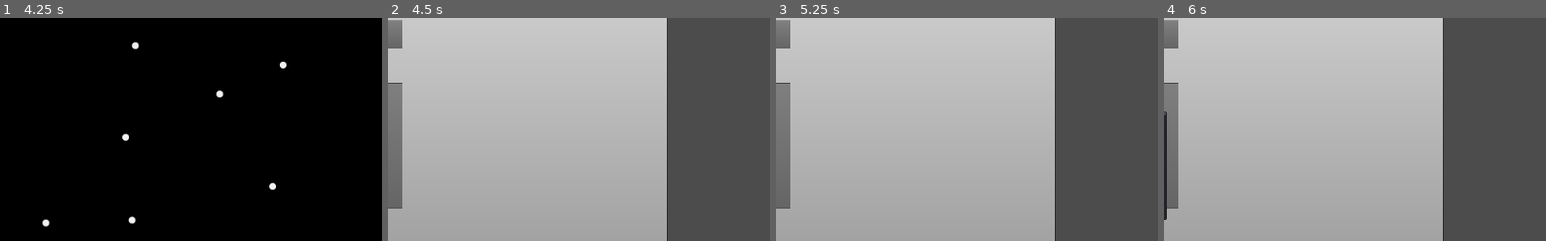
Above: before the commit, frames 1-4 (left to right).
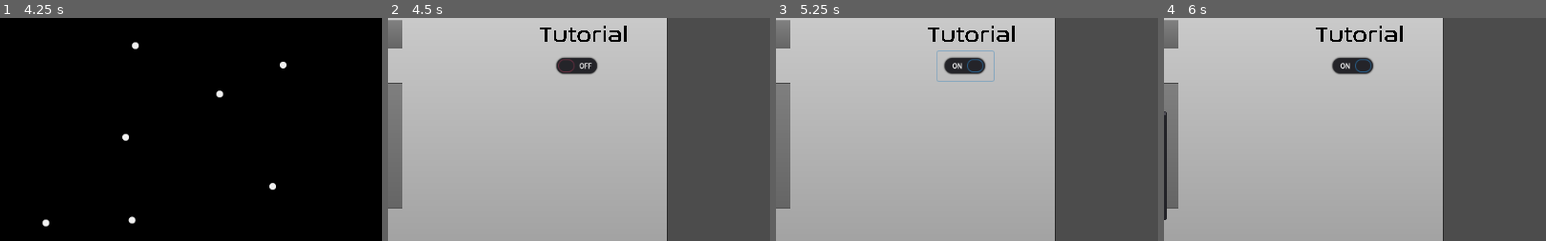
Above: after the commit, the same moments.

Repository: Periapsis-Studios/Beyond-the-Sphere-Vector
Game: Godot game, scene res://Scenes/MainMenu.tscn
Two runs of this game, one before a commit and one after it. Both use one fixed random seed, a clock stepped at 60 frames per second and the inputs below.
Inputs (mouse positions are % of the whole screen's width and height, from its top left):
- Up to frame 1 (4.25 s): click "Load Game" at 0.5 s; click "Confirm" at 1.25 s; click "Confirm" at 2 s; click "Choose" at 2.75 s; click (22, 76) at 3.5 s
- Up to frame 2 (4.5 s): click "New Game" at 4.25 s
- Up to frame 3 (5.25 s): click (75, 32) at 5.02 s
- Up to frame 4 (6 s): click "Easy" at 5.75 s
The pictures show only the part of the screen within x 50-100%, y 21-71%; the shares and areas given below are measured in that part.

Frame 1 is identical in both runs. In frame 2, 1.3% of the frame differs, in the area x 39-63%, y 3-26%; in frame 3, 1.5%, in the area x 39-63%, y 3-29%; in frame 4, 1.3%.

Commit message:
Tutorial

Diff:
--- a/Locales/BtS localization - Sheet1.csv
+++ b/Locales/BtS localization - Sheet1.csv
@@ -14,3 +14,4 @@
 save,Save,Uložit
 menu,Menu,Menu
 cost,Cost,Cena
+tutorial,Tutorial,Návod
--- a/Scenes/Modules/Salyut.tscn
+++ b/Scenes/Modules/Salyut.tscn
@@ -1,10 +1,11 @@
-[gd_scene load_steps=9 format=2]
+[gd_scene load_steps=13 format=2]
 
 [ext_resource path="res://Scripts/Backend/PortButton.gd" type="Script" id=1]
 [ext_resource path="res://Themes/DockPortColor.tres" type="StyleBox" id=2]
 [ext_resource path="res://Textures/Spacecraft/Salyut-1.png" type="Texture" id=3]
 [ext_resource path="res://Textures/Spacecraft/RussianDockDrogue.png" type="Texture" id=4]
 [ext_resource path="res://Scripts/Backend/Module.gd" type="Script" id=5]
+[ext_resource path="res://Scripts/Modules/Undocker.gd" type="Script" id=6]
 
 [sub_resource type="StyleBoxEmpty" id=7]
 
@@ -12,6 +13,12 @@
 
 [sub_resource type="RectangleShape2D" id=6]
 extents = Vector2( 1542.75, 1604 )
+
+[sub_resource type="StyleBoxEmpty" id=8]
+
+[sub_resource type="StyleBoxEmpty" id=9]
+
+[sub_resource type="StyleBoxEmpty" id=10]
 
 [node name="Node2D" type="Node2D"]
 z_index = 1
@@ -52,4 +59,19 @@
 position = Vector2( 0, 682 )
 shape = SubResource( 6 )
 
+[node name="Undocker" type="Button" parent="."]
+margin_left = -458.0
+margin_top = -922.0
+margin_right = 452.0
+margin_bottom = 2261.0
+hint_tooltip = "RMB to undock"
+custom_styles/hover = SubResource( 8 )
+custom_styles/pressed = SubResource( 9 )
+custom_styles/focus = SubResource( 10 )
+custom_styles/disabled = SubResource( 10 )
+custom_styles/normal = SubResource( 10 )
+button_mask = 2
+script = ExtResource( 6 )
+
 [connection signal="pressed" from="Port1Button" to="Port1Button" method="pressed"]
+[connection signal="pressed" from="Undocker" to="Undocker" method="_on_Undocker_pressed"]
--- a/Scenes/Modules/Soyuz.tscn
+++ b/Scenes/Modules/Soyuz.tscn
@@ -1,10 +1,11 @@
-[gd_scene load_steps=9 format=2]
+[gd_scene load_steps=15 format=2]
 
 [ext_resource path="res://Themes/DockPortColor.tres" type="StyleBox" id=1]
 [ext_resource path="res://Textures/Spacecraft/Soyuz.png" type="Texture" id=2]
 [ext_resource path="res://Scripts/Backend/PortButton.gd" type="Script" id=3]
 [ext_resource path="res://Textures/Spacecraft/RussianDockPort.png" type="Texture" id=4]
 [ext_resource path="res://Scripts/Backend/Module.gd" type="Script" id=5]
+[ext_resource path="res://Scripts/Modules/Undocker.gd" type="Script" id=6]
 
 [sub_resource type="RectangleShape2D" id=6]
 extents = Vector2( 1320, 887.5 )
@@ -12,6 +13,16 @@
 [sub_resource type="StyleBoxEmpty" id=8]
 
 [sub_resource type="StyleBoxEmpty" id=7]
+
+[sub_resource type="StyleBoxEmpty" id=9]
+
+[sub_resource type="StyleBoxEmpty" id=10]
+
+[sub_resource type="StyleBoxEmpty" id=11]
+
+[sub_resource type="StyleBoxEmpty" id=12]
+
+[sub_resource type="StyleBoxEmpty" id=13]
 
 [node name="Node2D" type="Node2D"]
 z_as_relative = false
@@ -50,3 +61,19 @@
 script = ExtResource( 3 )
 type = "RUS_PROBE"
 moduleName = "Soyuz"
+
+[node name="Undocker" type="Button" parent="."]
+margin_left = -278.0
+margin_top = -876.0
+margin_right = 278.0
+margin_bottom = 878.0
+hint_tooltip = "RMB to undock"
+custom_styles/hover = SubResource( 9 )
+custom_styles/pressed = SubResource( 10 )
+custom_styles/focus = SubResource( 11 )
+custom_styles/disabled = SubResource( 12 )
+custom_styles/normal = SubResource( 13 )
+button_mask = 2
+script = ExtResource( 6 )
+
+[connection signal="pressed" from="Undocker" to="Undocker" method="_on_Undocker_pressed"]
--- a/Scenes/Modules/Template.tscn
+++ b/Scenes/Modules/Template.tscn
@@ -1,10 +1,11 @@
-[gd_scene load_steps=9 format=2]
+[gd_scene load_steps=11 format=2]
 
 [ext_resource path="res://Themes/DockPortColor.tres" type="StyleBox" id=1]
 [ext_resource path="res://Textures/Spacecraft/Soyuz.png" type="Texture" id=2]
 [ext_resource path="res://Scripts/Backend/PortButton.gd" type="Script" id=3]
 [ext_resource path="res://Textures/Spacecraft/RussianDockPort.png" type="Texture" id=4]
 [ext_resource path="res://Scripts/Backend/Module.gd" type="Script" id=5]
+[ext_resource path="res://Scripts/Modules/Undocker.gd" type="Script" id=6]
 
 [sub_resource type="StyleBoxEmpty" id=8]
 
@@ -12,6 +13,8 @@
 
 [sub_resource type="RectangleShape2D" id=6]
 extents = Vector2( 1320, 887.5 )
+
+[sub_resource type="StyleBoxEmpty" id=9]
 
 [node name="Node2D" type="Node2D"]
 script = ExtResource( 5 )
@@ -47,3 +50,19 @@
 [node name="CollisionShape2D" type="CollisionShape2D" parent="Area2D"]
 position = Vector2( -5, 12.5 )
 shape = SubResource( 6 )
+
+[node name="Undocker" type="Button" parent="."]
+margin_left = -269.0
+margin_top = -876.0
+margin_right = 273.0
+margin_bottom = 878.0
+hint_tooltip = "RMB to undock"
+custom_styles/hover = SubResource( 9 )
+custom_styles/pressed = SubResource( 9 )
+custom_styles/focus = SubResource( 9 )
+custom_styles/disabled = SubResource( 9 )
+custom_styles/normal = SubResource( 9 )
+button_mask = 2
+script = ExtResource( 6 )
+
+[connection signal="pressed" from="Undocker" to="Undocker" method="_on_Undocker_pressed"]
--- a/Scenes/NewGame.tscn
+++ b/Scenes/NewGame.tscn
@@ -70,5 +70,20 @@
 texture_disabled = ExtResource( 5 )
 texture_focused = ExtResource( 5 )
 
+[node name="TutorialLabel" type="Label" parent="."]
+margin_left = 715.0
+margin_top = 130.0
+margin_right = 1470.0
+margin_bottom = 368.0
+rect_scale = Vector2( 0.15, 0.15 )
+theme = ExtResource( 3 )
+text = "tutorial"
+
+[node name="CheckButton" type="CheckButton" parent="."]
+margin_left = 728.0
+margin_top = 170.0
+margin_right = 804.0
+margin_bottom = 210.0
+
 [connection signal="pressed" from="Confirm" to="." method="_on_Confirm_pressed"]
 [connection signal="pressed" from="Back" to="." method="backPressed"]
--- a/Scenes/UI/EarthUI.tscn
+++ b/Scenes/UI/EarthUI.tscn
@@ -13,6 +13,8 @@
 [ext_resource path="res://Textures/UI/Time-Arrow.png" type="Texture" id=11]
 [ext_resource path="res://Textures/UI/Pause.png" type="Texture" id=12]
 [ext_resource path="res://Themes/TimeButton.tres" type="Theme" id=13]
+[ext_resource path="res://Textures/UI/Back-icon.png" type="Texture" id=14]
+[ext_resource path="res://Textures/UI/Back-icon-pressed.png" type="Texture" id=15]
 
 [sub_resource type="DynamicFont" id=1]
 size = 200
@@ -31,6 +33,13 @@
 [sub_resource type="StyleBoxTexture" id=4]
 texture = ExtResource( 5 )
 region_rect = Rect2( 0, 0, 1920, 1080 )
+
+[sub_resource type="DynamicFont" id=5]
+size = 22
+font_data = ExtResource( 4 )
+
+[sub_resource type="StyleBoxFlat" id=6]
+bg_color = Color( 0.188235, 0.188235, 0.188235, 0.882353 )
 
 [node name="EarthUI" type="Control"]
 anchor_right = 1.0
@@ -328,6 +337,42 @@
 [node name="Popup" type="CanvasLayer" parent="."]
 layer = 3
 
+[node name="TutorialCanvas" type="CanvasLayer" parent="."]
+layer = 10
+
+[node name="Tutorial" type="Control" parent="TutorialCanvas"]
+visible = false
+margin_left = 17.0
+margin_top = 66.0
+margin_right = 237.0
+margin_bottom = 378.0
+
+[node name="Label" type="Label" parent="TutorialCanvas/Tutorial"]
+anchor_right = 1.0
+anchor_bottom = 1.0
+custom_fonts/font = SubResource( 5 )
+custom_styles/normal = SubResource( 6 )
+text = "Now accept a contract. The contract has a set duration, and will be faster or slower depending on the amount of modules on your station."
+autowrap = true
+
+[node name="Continue" type="TextureButton" parent="TutorialCanvas/Tutorial"]
+anchor_left = 1.0
+anchor_top = 1.0
+anchor_right = 1.0
+anchor_bottom = 1.0
+margin_right = 99.0
+margin_bottom = 48.0
+rect_rotation = 180.0
+texture_normal = ExtResource( 14 )
+texture_pressed = ExtResource( 14 )
+texture_hover = ExtResource( 15 )
+texture_disabled = ExtResource( 14 )
+texture_focused = ExtResource( 14 )
+expand = true
+stretch_mode = 4
+
+[node name="AudioStreamPlayer2D" type="AudioStreamPlayer2D" parent="TutorialCanvas/Tutorial"]
+
 [connection signal="pressed" from="UI/BuildButton" to="." method="_on_BuildButton_pressed"]
 [connection signal="pressed" from="UI/ContractButton" to="." method="_on_ContractButton_pressed"]
 [connection signal="pressed" from="UI/TechButton" to="." method="_on_TechButton_pressed"]
@@ -336,3 +381,4 @@
 [connection signal="pressed" from="UI/x2" to="." method="_on_x2_pressed"]
 [connection signal="pressed" from="UI/x1" to="." method="_on_x1_pressed"]
 [connection signal="pressed" from="UI/Pause" to="." method="_on_Pause_pressed"]
+[connection signal="pressed" from="TutorialCanvas/Tutorial/Continue" to="." method="_on_Continue_pressed"]
--- a/Scripts/Backend/GlobalData.gd
+++ b/Scripts/Backend/GlobalData.gd
@@ -7,6 +7,7 @@
 var loading: bool
 var gameRunning: bool = false
 var difficulty: int = 1
+var tutorial: bool
 
 
 var nodes = [
--- a/Scripts/Backend/Station.gd
+++ b/Scripts/Backend/Station.gd
@@ -13,3 +13,7 @@
 			Contracts.unlockedTypes.append("Spy Photography")
 		"Skylab":
 			Contracts.unlockedTypes.append("Solar Observation")
+
+
+func undockModule(moduleInstance):
+	dockedModules.erase(moduleInstance)
--- /dev/null
+++ b/Scripts/Modules/Undocker.gd
@@ -0,0 +1,8 @@
+extends Button
+
+
+
+
+func _on_Undocker_pressed():
+	Station.undockModule(get_parent())
+	get_parent().queue_free()
--- a/Scripts/Scene/LoadGame.gd
+++ b/Scripts/Scene/LoadGame.gd
@@ -40,6 +40,7 @@
 func confirmed():
 	if not selected:
 		return
+	Data.tutorial = false
 	Data.loadContracts()
 	Data.loadStation()
 
--- a/Scripts/Scene/NewGame.gd
+++ b/Scripts/Scene/NewGame.gd
@@ -19,6 +19,7 @@
 			Data.money = 300_000_000
 		"sandbox":
 			Data.difficulty = 0
+	Data.tutorial = $CheckButton.pressed
 	get_tree().change_scene("res://Scenes/EarthMain.tscn")
 
 
--- a/Scripts/UI/EarthUI.gd
+++ b/Scripts/UI/EarthUI.gd
@@ -6,12 +6,16 @@
 var pos: Vector2
 var rot: int
 var targetType: String
+var tutorialCurrent: int = 0
 
 
 func _ready():
 	updateCurrency()
 	Contracts.connect("contractCompleted", self, "updateCurrency")
 	_on_x1_pressed()
+	if Data.tutorial:
+		$TutorialCanvas/Tutorial.visible = true
+		playNextTut()
 
 
 func _on_BuildButton_pressed():
@@ -114,3 +118,27 @@
 func showUI():
 	for ui in $UI.get_children():
 		ui.visible = true
+
+
+func playNextTut():
+	if tutorialCurrent > 12:
+		$TutorialCanvas/Tutorial.visible = false
+		return
+	var locale = OS.get_locale_language().to_upper()
+	var dir = Directory.new()
+	if not dir.dir_exists("res://Tutorial" + locale):
+		locale = "EN"
+
+	var file = File.new()
+	file.open("res://Tutorial" + locale + "/" + str(tutorialCurrent) + ".txt", File.READ)
+	$TutorialCanvas/Tutorial/Label.text = file.get_line()
+
+	var player = $TutorialCanvas/Tutorial/AudioStreamPlayer2D
+	player.stream = load("res://Tutorial" + locale + "/" + str(tutorialCurrent) + ".wav")
+	player.play()
+
+	tutorialCurrent += 1
+
+
+func _on_Continue_pressed():
+	playNextTut()
Binary file changed: Locales/BtS localization - Sheet1.cs.translation
Binary file changed: Locales/BtS localization - Sheet1.en.translation
Not shown: 1 places in Scenes/UI/EarthUI.tscn that only renumber resources
Binary file added: Textures/ModulePreviews/Skylab.png
Binary file added: Textures/Spacecraft/Skylab.png
Binary file added: Textures/Spacecraft/USDockDrogue.png
Not shown, added: TutorialCS/0.txt
Not shown, added: TutorialCS/1.txt
Not shown, added: TutorialCS/10.txt
Not shown, added: TutorialCS/11.txt
Not shown, added: TutorialCS/12.txt
Not shown, added: TutorialCS/2.txt
(and 36 more such lines)
